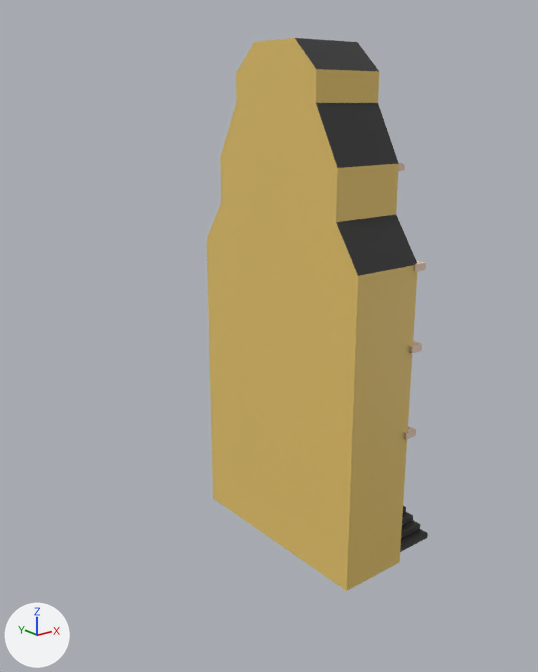
The OBJ model res/models/Buildings/HighYellow.obj as it was, and as the next commit left it.
Camera for both pictures: a 50 mm camera at (-13.72, -11.48, 11.91) aimed at (-2.1, 3.05, 6.1). Arrows for +X, +Y and +Z are at lower left; the lights stay in place. Where no turn or scale is listed for an object, it has been applied to the vertices.

The older version as bpy lines, for what is in view:
```python
me_wysokizolty = bpy.data.meshes.new('WysokiZolty')
me_wysokizolty.from_pydata(...)  # 215 vertices, 213 faces; spans x -2.0..1.5, y -0.12..6.09, z 0.0..13.31
me_wysokizolty.materials.append(mat_basictexture)  # picture img_basictexture_png
ob_wysokizolty = bpy.data.objects.new('WysokiZolty', me_wysokizolty)
ob_wysokizolty.location = (0.0, 0.0, 0.0)
```
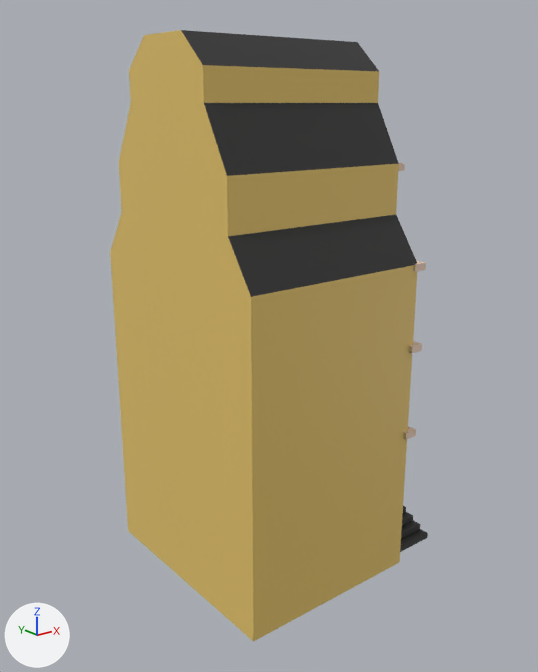
The newer file is also turned or shifted as a whole; pictures and numbers use the older file's frame.

Where the change shows, as pixel boxes (x1, y1, x2, y2) in the pictures (538 x 672 px; the box of a moved part takes in the faces that stretch with it):
'WysokiZolty', reshaped (44% wider, 11% taller): before (207, 38, 428, 591); after (110, 30, 428, 642)
part 1 of me_wysokizolty, moved or reshaped: before (207, 38, 361, 591); after (110, 30, 361, 642)

The change, as a diff of the scene's bpy script:
```diff
--- a/res/models/Buildings/HighYellow.obj.py
+++ b/res/models/Buildings/HighYellow.obj.py
@@ me_wysokizolty @@
 me_wysokizolty.from_pydata(...)  # 215 vertices, 213 faces; spans x -2.0..1.5, y -0.12..6.09, z 0.0..13.31
 # used by ob_wysokizolty; location = (0.0, 0.0, 0.0)
+# me_wysokizolty part 1: all 14 vertices in x -2.0, y 0.0..6.0, z 0.0..13.31 are moved by (-3.0, 0.0, 0.0)
 me_wysokizolty.materials.append(mat_basictexture)
```
